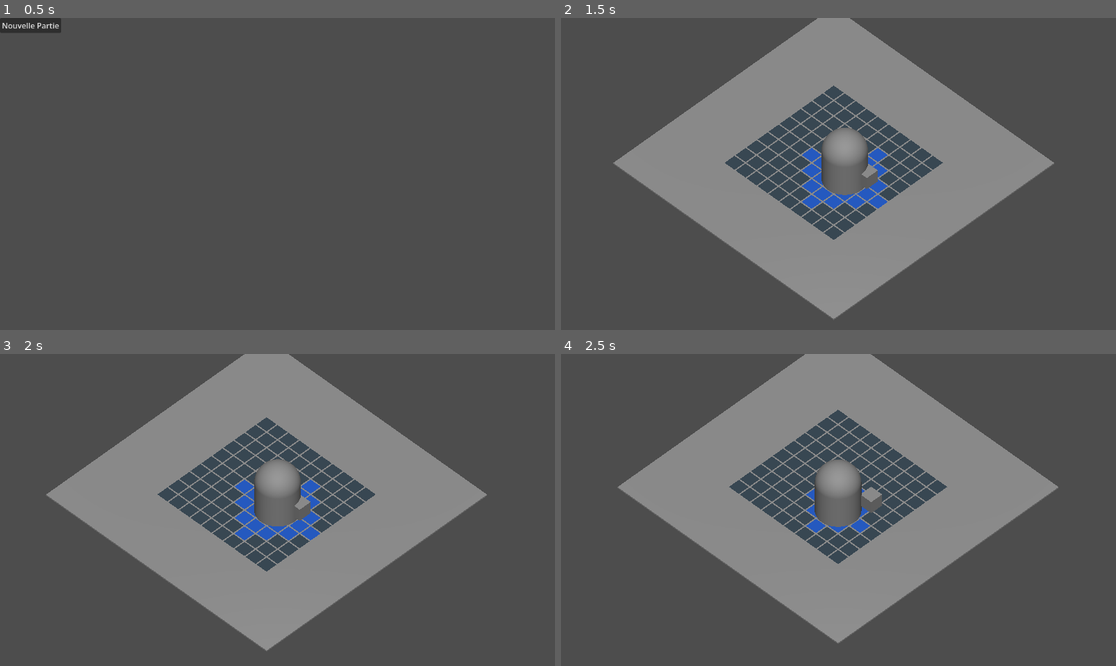
Above: before the commit, frames 1-4 (two rows, left to right).
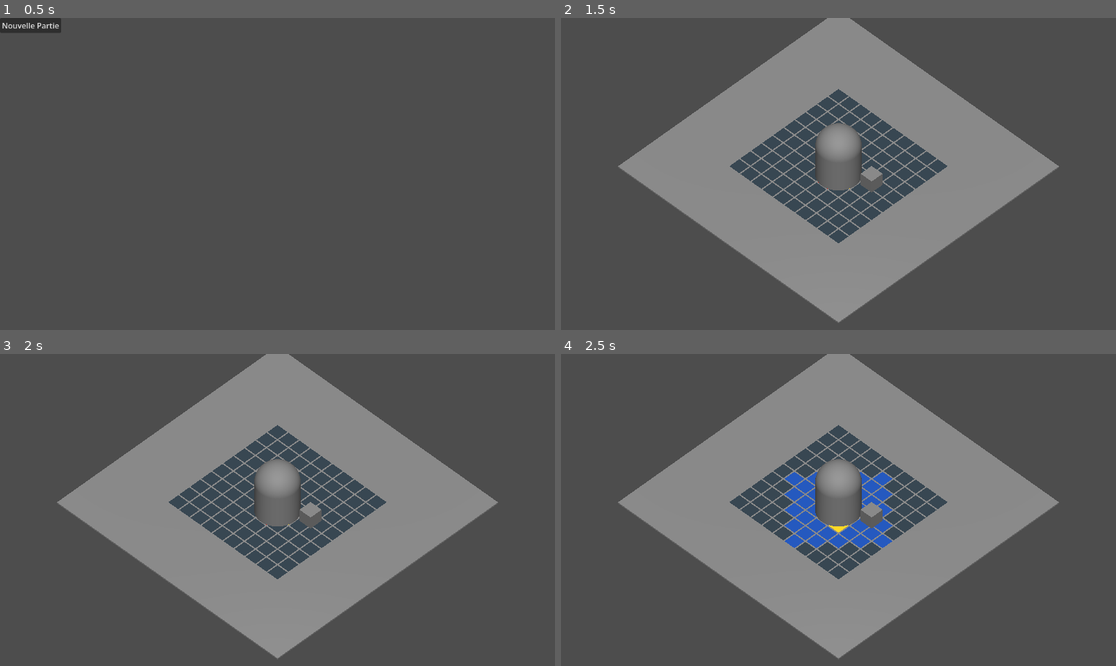
Above: after the commit, the same moments.

Repository: sillpct/lagoutte
Game: Godot game, scene res://scenes/main/main.tscn
Two runs of this game, one before a commit and one after it. Both use one fixed random seed, a clock stepped at 60 frames per second and the inputs below.
Inputs (mouse positions are in pixels of both pictures, inside the frame that each line leads up to):
- Up to frame 1 (0.5 s): no input
- Up to frame 2 (1.5 s): click "Nouvelle Partie" at 0.5 s; tap Enter (ui_accept) at 1.25 s; move the mouse to (960, 158) at 1.27 s; hold Right (ui_right) from 1.28 s (still down); hold A (toggle_attack_mode, bound only after the commit) from 1.28 s (still down); click (960, 158) at 1.42 s
- Up to frame 3 (2 s): keep holding Right (ui_right); keep holding A (toggle_attack_mode, bound only after the commit); tap Enter (ui_accept) at 1.52, 1.55, 1.82 s
- Up to frame 4 (2.5 s): move the mouse to (727, 525) at 2.02 s; release Right (ui_right) at 2.03 s; release A (toggle_attack_mode, bound only after the commit) at 2.03 s; hold Down (ui_down) from 2.03 s (still down); tap Enter (ui_accept) at 2.1, 2.27 s; click (727, 525) at 2.17 s; tap A (toggle_attack_mode, bound only after the commit) at 2.3 s

Frame 1 is identical in both runs. In frame 2, 5.3% of the frame differs, in the area x 9-90%, y 0-98%; in frame 3, 6.7%; in frame 4, 13%, in the area x 10-90%, y 0-98%.

Commit message:
feat: attaque corps à corps (mêlée)

Diff:
--- a/project.godot
+++ b/project.godot
@@ -33,6 +33,11 @@
 "events": [Object(InputEventKey,"resource_local_to_scene":false,"resource_name":"","device":0,"window_id":0,"alt_presse …(189 unchanged characters)…
 ]
 }
+toggle_attack_mode={
+"deadzone": 0.2,
+"events": [Object(InputEventKey,"resource_local_to_scene":false,"resource_name":"","device":0,"window_id":0,"alt_pressed":false,"shift_pressed":false,"ctrl_pressed":false,"meta_pressed":false,"pressed":false,"keycode":0,"physical_keycode":65,"key_label":0,"unicode":0,"location":0,"echo":false,"script":null)
+]
+}
 
 [physics]
 
--- /dev/null
+++ b/scenes/combat/combat_attack.gd
@@ -0,0 +1,141 @@
+class_name CombatAttack
+extends Node
+
+const ATTACK_RANGE := 1
+const ATTACK_PA_COST := 1
+const NORMAL_CELL_COLOR := Color(0.22, 0.28, 0.32)
+const ATTACK_CELL_COLOR := Color(0.85, 0.12, 0.10)
+const CURSOR_CELL_COLOR := Color(1.0, 0.85, 0.15)
+const TEST_TARGET_CELL := Vector2i(6, 5)
+
+@export var grid: CombatGrid
+@export var combat_manager: CombatManager
+@export var combat_movement: CombatMovement
+@export var active_unit: Node3D
+@export var test_target: Node3D
+
+var _attack_mode_active := false
+var _attack_cells: Array[Vector2i] = []
+var _event_bus = null
+
+func _ready() -> void:
+	if grid == null or combat_manager == null or combat_movement == null or active_unit == null:
+		push_warning("CombatAttack a besoin d'une grille, d'un manager, du mouvement et d'une unité active.")
+		return
+
+	_event_bus = get_node_or_null("/root/EventBus")
+	if _event_bus != null and not _event_bus.turn_started.is_connected(_on_turn_started):
+		_event_bus.turn_started.connect(_on_turn_started)
+
+	if test_target != null and not grid.place_unit(test_target, TEST_TARGET_CELL.x, TEST_TARGET_CELL.y):
+		push_warning("Impossible de placer le mannequin sur la case de test (6, 5).")
+	elif test_target != null:
+		combat_movement._refresh_reachable_cells()
+
+func _unhandled_input(event: InputEvent) -> void:
+	if grid == null or combat_manager == null or combat_movement == null or active_unit == null:
+		return
+
+	if event.is_action_pressed("toggle_attack_mode"):
+		set_attack_mode_active(not _attack_mode_active)
+		get_viewport().set_input_as_handled()
+		return
+
+	if not _attack_mode_active:
+		return
+
+	if event is InputEventMouseButton:
+		if event.button_index == MOUSE_BUTTON_LEFT and event.pressed:
+			try_attack_selected_cell()
+			get_viewport().set_input_as_handled()
+			return
+	if event.is_action_pressed("ui_accept"):
+		try_attack_selected_cell()
+		get_viewport().set_input_as_handled()
+
+func is_attack_mode_active() -> bool:
+	return _attack_mode_active
+
+func set_attack_mode_active(is_active: bool) -> void:
+	_attack_mode_active = is_active
+	if _attack_mode_active:
+		_refresh_attack_cells()
+		print("Mode attaque : actif")
+	else:
+		print("Mode attaque : inactif")
+		combat_movement._refresh_reachable_cells()
+
+func try_attack_selected_cell() -> void:
+	if combat_manager.get_current_unit() != active_unit:
+		print("Attaque refusée : ce n'est pas le tour de cette unité.")
+		return
+
+	var target_cell := combat_movement.cursor_cell
+	if not _attack_cells.has(target_cell):
+		print("Attaque refusée : case hors portée.")
+		return
+
+	var target := grid.get_occupant(target_cell.x, target_cell.y)
+	if target == null or target == active_unit:
+		print("Attaque refusée : aucune cible valide sur cette case.")
+		return
+	if not (target.get("pv") is Stat):
+		print("Attaque refusée : la cible n'a pas de PV.")
+		return
+
+	if not combat_manager.spend_pa(active_unit, ATTACK_PA_COST):
+		print("Attaque refusée : PA insuffisants.")
+		return
+
+	var damage := get_attack_damage()
+	var target_pv := target.get("pv") as Stat
+	target_pv.reduce(damage)
+	print(
+		active_unit.name, " attaque ", target.name,
+		" — dégâts: ", damage,
+		", PV cible: ", target_pv.current_value, "/", target_pv.max_value,
+		", PA restants: ", combat_manager.get_pa_current(active_unit)
+	)
+	_refresh_attack_cells()
+
+func get_attack_damage() -> int:
+	var incarnation := active_unit.get("incarnation") as IncarnationData
+	if incarnation == null:
+		return 0
+	return incarnation.force
+
+func refresh_attack_display() -> void:
+	for row in range(grid.grid_height):
+		for col in range(grid.grid_width):
+			grid.set_cell_color(col, row, NORMAL_CELL_COLOR)
+
+	for cell in _attack_cells:
+		grid.set_cell_color(cell.x, cell.y, ATTACK_CELL_COLOR)
+
+	grid.set_cell_color(combat_movement.cursor_cell.x, combat_movement.cursor_cell.y, CURSOR_CELL_COLOR)
+
+func _refresh_attack_cells() -> void:
+	_attack_cells = get_attack_cells()
+	print("Cases d'attaque : ", _attack_cells)
+	refresh_attack_display()
+
+func get_attack_cells() -> Array[Vector2i]:
+	var result: Array[Vector2i] = []
+	if combat_manager.get_current_unit() != active_unit:
+		return result
+
+	var origin := grid.world_to_cell(active_unit.global_position)
+	for row in range(grid.grid_height):
+		for col in range(grid.grid_width):
+			var cell := Vector2i(col, row)
+			if _get_manhattan_distance(origin, cell) <= ATTACK_RANGE and cell != origin:
+				result.append(cell)
+	return result
+
+func _on_turn_started(unit: Node) -> void:
+	if unit != active_unit or not _attack_mode_active:
+		return
+	_refresh_attack_cells()
+
+func _get_manhattan_distance(from_cell: Vector2i, to_cell: Vector2i) -> int:
+	return abs(to_cell.x - from_cell.x) + abs(to_cell.y - from_cell.y)
--- a/scenes/combat/combat_manager.gd
+++ b/scenes/combat/combat_manager.gd
@@ -78,6 +78,13 @@
 func get_pa_max(unit: Node3D) -> int:
 	return _get_unit_resource(unit, "pa_max")
 
+func spend_pa(unit: Node3D, amount: int) -> bool:
+	if amount < 0 or get_pa_current(unit) < amount:
+		return false
+
+	_resources_by_unit[unit]["pa_current"] = get_pa_current(unit) - amount
+	return true
+
 func _get_unit_resource(unit: Node3D, resource_name: String) -> int:
 	if not _resources_by_unit.has(unit):
 		return 0
--- a/scenes/combat/combat_movement.gd
+++ b/scenes/combat/combat_movement.gd
@@ -9,6 +9,7 @@
 @export var grid: CombatGrid
 @export var combat_manager: CombatManager
 @export var active_unit: Node3D
+@export var combat_attack: Node
 
 var cursor_cell := START_CELL
 var _reachable_cells: Array[Vector2i] = []
@@ -46,6 +47,8 @@
 	if event is InputEventMouseButton:
 		if event.button_index == MOUSE_BUTTON_LEFT and event.pressed:
 			_update_cursor_from_mouse(event.position)
+			if is_attack_mode_active():
+				return
 			_try_move_to_cursor()
 			get_viewport().set_input_as_handled()
 			return
@@ -60,6 +63,8 @@
 	elif event.is_action_pressed("ui_right"):
 		cursor_delta.x += 1
 	elif event.is_action_pressed("ui_accept"):
+		if is_attack_mode_active():
+			return
 		_try_move_to_cursor()
 		get_viewport().set_input_as_handled()
 		return
@@ -164,6 +169,10 @@
 	_refresh_reachable_cells()
 
 func _refresh_display() -> void:
+	if is_attack_mode_active():
+		combat_attack.refresh_attack_display()
+		return
+
 	for row in range(grid.grid_height):
 		for col in range(grid.grid_width):
 			grid.set_cell_color(col, row, NORMAL_CELL_COLOR)
@@ -173,5 +182,12 @@
 
 	grid.set_cell_color(cursor_cell.x, cursor_cell.y, CURSOR_CELL_COLOR)
 
+func is_attack_mode_active() -> bool:
+	return (
+		combat_attack != null
+		and combat_attack.has_method("is_attack_mode_active")
+		and combat_attack.is_attack_mode_active()
+	)
+
 func _get_manhattan_distance(from_cell: Vector2i, to_cell: Vector2i) -> int:
 	return abs(to_cell.x - from_cell.x) + abs(to_cell.y - from_cell.y)
--- /dev/null
+++ b/scenes/combat/training_dummy.gd
@@ -0,0 +1,12 @@
+class_name TrainingDummy
+extends Node3D
+
+var pv: Stat
+
+func _init() -> void:
+	pv = Stat.new()
+	pv.max_value = 50
+	pv.reset_to_full()
+
+func _ready() -> void:
+	print("Mannequin — PV : ", pv.current_value, " / ", pv.max_value)
--- a/scenes/exploration/exploration.tscn
+++ b/scenes/exploration/exploration.tscn
@@ -7,6 +7,8 @@
 [ext_resource type="PackedScene" uid="uid://bfso586b0af53" path="res://scenes/ui/dialogue_ui.tscn" id="3_vlahv"]
 [ext_resource type="Script" uid="uid://bym5hwctac3a" path="res://scenes/combat/combat_movement.gd" id="7_combat_movement"]
 [ext_resource type="Script" uid="uid://dm3q0ggxnmpoy" path="res://scenes/combat/combat_manager.gd" id="8_combat_manager"]
+[ext_resource type="Script" uid="uid://cyk7oavvq34an" path="res://scenes/combat/combat_attack.gd" id="9_combat_attack"]
+[ext_resource type="Script" uid="uid://cw6wx5if76a4l" path="res://scenes/combat/training_dummy.gd" id="10_training_dummy"]
 
 [sub_resource type="BoxMesh" id="BoxMesh_cvbhj"]
 size = Vector3(20, 0.1, 20)
@@ -15,6 +17,9 @@
 size = Vector3(1, 2, 1)
 
 [sub_resource type="BoxMesh" id="BoxMesh_pbc0k"]
+
+[sub_resource type="BoxMesh" id="BoxMesh_training_dummy"]
+size = Vector3(0.75, 1.5, 0.75)
 
 [node name="Exploration" type="Node3D" unique_id=309051148]
 
@@ -41,11 +46,27 @@
 script = ExtResource("8_combat_manager")
 units = [NodePath("../Player")]
 
-[node name="CombatMovement" type="Node" parent="." unique_id=171960228 node_paths=PackedStringArray("grid", "combat_manager", "active_unit")]
+[node name="CombatMovement" type="Node" parent="." unique_id=171960228 node_paths=PackedStringArray("grid", "combat_manager", "active_unit", "combat_attack")]
 script = ExtResource("7_combat_movement")
 grid = NodePath("../CombatGrid")
 combat_manager = NodePath("../CombatManager")
 active_unit = NodePath("../Player")
+combat_attack = NodePath("../CombatAttack")
+
+[node name="TrainingDummy" type="Node3D" parent="." unique_id=1232763424]
+script = ExtResource("10_training_dummy")
+
+[node name="Visual" type="MeshInstance3D" parent="TrainingDummy" unique_id=1076779725]
+transform = Transform3D(1, 0, 0, 0, 1, 0, 0, 0, 1, 0, 0.75, 0)
+mesh = SubResource("BoxMesh_training_dummy")
+
+[node name="CombatAttack" type="Node" parent="." unique_id=1469147104 node_paths=PackedStringArray("grid", "combat_manager", "combat_movement", "active_unit", "test_target")]
+script = ExtResource("9_combat_attack")
+grid = NodePath("../CombatGrid")
+combat_manager = NodePath("../CombatManager")
+combat_movement = NodePath("../CombatMovement")
+active_unit = NodePath("../Player")
+test_target = NodePath("../TrainingDummy")
 
 [node name="SunLight" type="DirectionalLight3D" parent="." unique_id=893214508]
 transform = Transform3D(0.70710677, -0.61237246, 0.35355335, 0, 0.49999997, 0.86602545, -0.70710677, -0.61237246, 0.35355335, 0, 0, 0)
Not shown, added: scenes/combat/combat_attack.gd.uid
Not shown, added: scenes/combat/training_dummy.gd.uid
